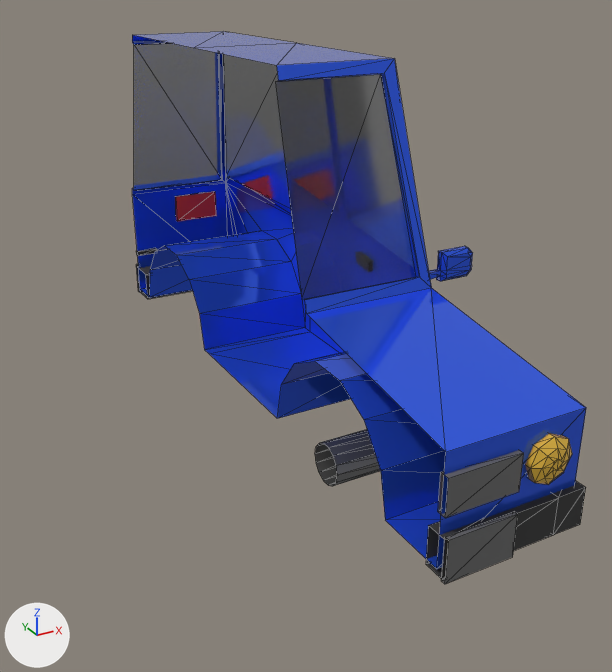
Renders of the glTF model src/assets/3D_Models/Vehicles/car_1.gltf from each side of a commit.
One viewpoint serves both versions: a 50 mm camera at (-1.97, -4.58, 1.46) aimed at (0.27, -0.5, -0.58). Arrows for +X, +Y and +Z are at lower left; the lights stay in place. Mesh edges are drawn as thin lines. Where no turn or scale is listed for an object, it has been applied to the vertices. Vertices at the same position are counted once.
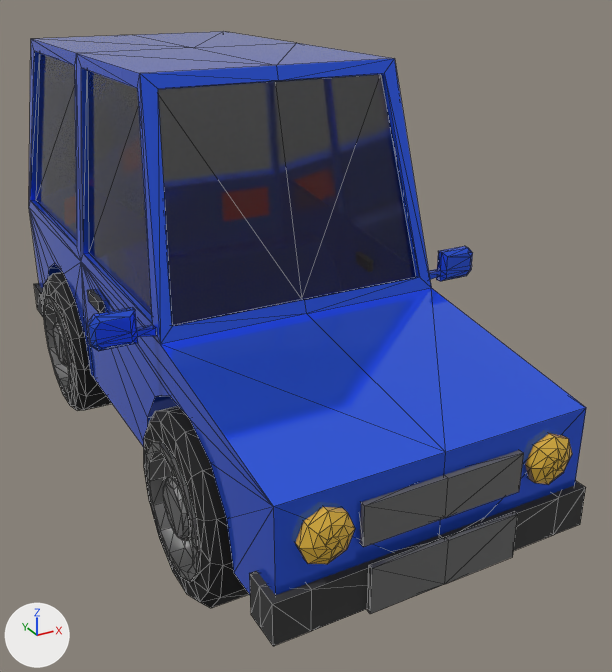
Commit message: placing cars on dummy 3D map possible

What differs and where, as boxes (x1, y1, x2, y2) in the pictures (612 x 672 px):
'Plane', reshaped (23% wider, 11% taller): before (132, 31, 586, 584); after (29, 31, 586, 646)
'Cylinder', reshaped: before (315, 429, 380, 486); after (42, 272, 249, 608)
part 1 of me_plane, added: after (87, 307, 156, 351)
part 2 of me_plane, added: after (87, 289, 105, 313)
part 3 of me_plane, added: after (295, 507, 355, 564)
part 4 of me_plane, added: after (29, 35, 449, 646)
part 5 of me_cylinder, added: after (42, 272, 112, 410)
part 6 of me_cylinder, added: after (144, 406, 249, 608)

Diff of the bpy script that builds the scene:
```diff
--- a/src/assets/3D_Models/Vehicles/car_1.gltf.py
+++ b/src/assets/3D_Models/Vehicles/car_1.gltf.py
@@ me_plane @@
 # used by ob_plane; location = (0.0, 0.0, 0.0)
-me_plane.from_pydata(...)  # 252 vertices, 409 faces; spans x 0.0..1.11, y -2.27..1.9, z -1.04..1.0
+me_plane.from_pydata(...)  # 445 vertices, 818 faces; spans x -1.11..1.11, y -2.27..1.9, z -1.04..1.0
+# me_plane part 1: the loose piece of 53 vertices spanning x 0.8..1.11, y -0.97..-0.91, z -0.2..-0.03 is copied, and the copy is mirrored in x about the mesh origin; it spans x -1.11..-0.8, y -0.97..-0.91, z -0.2..-0.03
+# me_plane part 2: a new loose piece, a box spanning x -0.831..-0.763, y -0.044..0.176, z -0.381..-0.312, in mat_bumber (black #363636)
+# me_plane part 3: the loose piece of 32 vertices spanning x 0.46..0.71, y -2.27..-2.18, z -0.72..-0.47 is copied, and the copy is mirrored in x about the mesh origin; it spans x -0.71..-0.46, y -2.27..-2.18, z -0.72..-0.47
+# me_plane part 4: 92 vertices added at x -0.83..-0.16, y -2.26..1.9, z -1.04..1.0
 me_plane.materials.append(mat_car_paint)
@@ me_cylinder @@
 # used by ob_cylinder; location = (0.0, 0.0, -1.466)
-me_cylinder.from_pydata(...)  # 182 vertices, 348 faces; spans x 0.0..0.88, y -1.713..-0.714, z -0.021..0.952
+me_cylinder.from_pydata(...)  # 700 vertices, 1392 faces; spans x -0.88..0.88, y -1.713..1.548, z -0.021..0.952
+# me_cylinder part 5: a new loose piece of 350 vertices spanning x -0.88..0.88, y 0.549..1.548, z -0.021..0.952
+# me_cylinder part 6
+# 98 vertices are added at x -0.88..-0.565, y -1.713..-0.714, z -0.021..0.952
+# 14 new vertices lie (-0.565, 0.0, 0.0) away from vertices in x 0.0, y -1.334..-1.094, z 0.349..0.583
+# 14 new vertices lie (0.209, 0.0, 0.0) away from vertices in x -0.817, y -1.713..-0.714, z -0.021..0.952
+# 14 new vertices lie (0.084, 0.0, 0.0) away from vertices in x -0.88, y -1.517..-0.91, z 0.17..0.761
+# 14 new vertices lie (0.05, 0.0, 0.0) away from vertices in x -0.846, y -1.375..-1.053, z 0.308..0.623
+# 14 new vertices lie (0.019, 0.0, 0.0) away from vertices in x -0.88, y -1.565..-0.863, z 0.123..0.808
+# 140 new faces join them, mat_tires (black #000000)
+# 208 new faces join them, mat_hub_cap (grey #a3a3a3)
 me_cylinder.materials.append(mat_tires)
```
